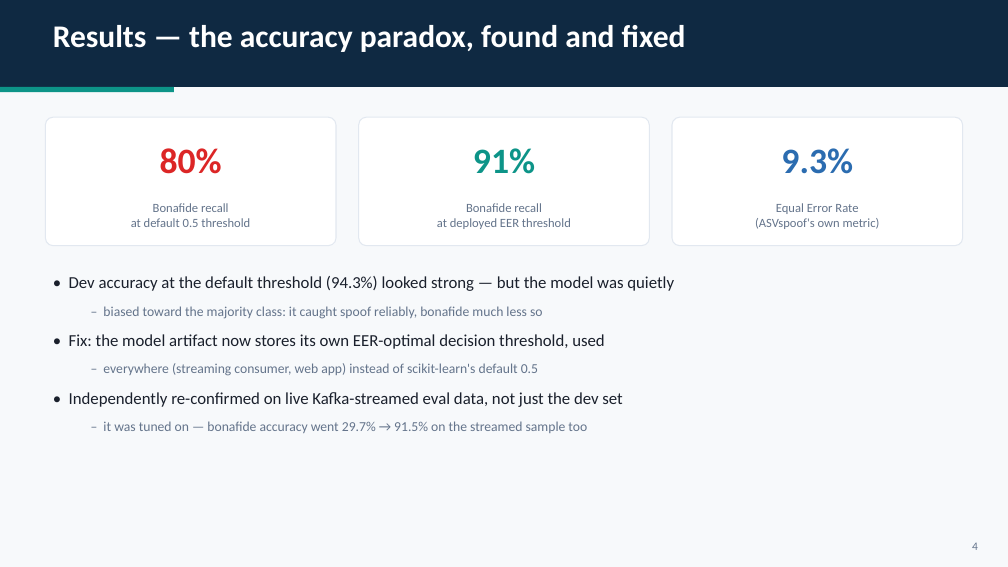
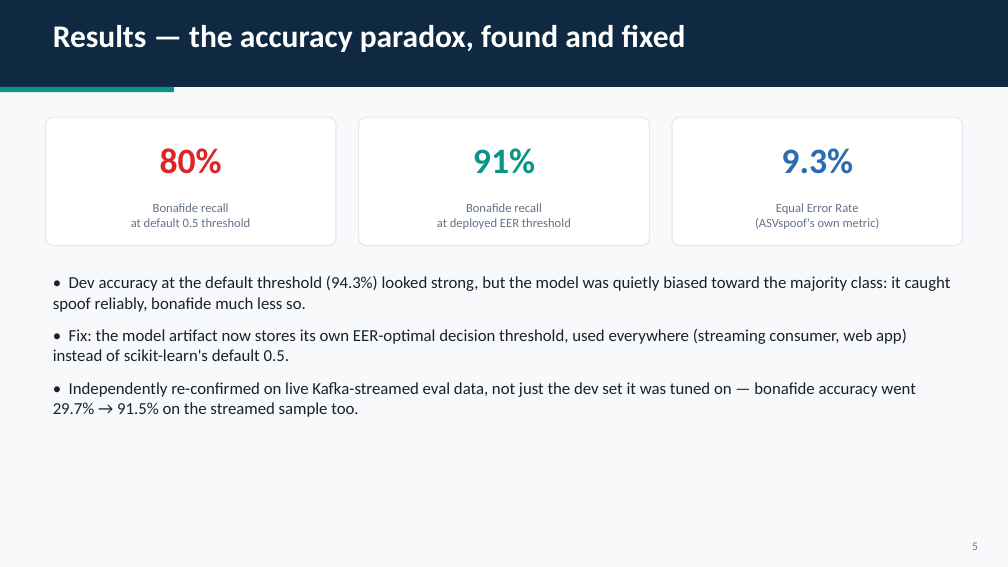
Before and after one commit to HadarBaum/asvspoof-voice-ai, a slide deck: slide 6 of docs/slides/slides.pptx (slide 5 before the commit). Drawn at 1008x567 pixels with LibreOffice and Linux fonts; fonts in the diff are those of the drawing. Boxes give left, top, right and bottom in pixels: in the first picture for what was removed or moved away, otherwise in the second. Text is boxed around its words. In the diff, an @@ line names an element or a change of style, - is before the commit and + after.

```diff
--- a/docs/slides/slides.pptx
+++ b/docs/slides/slides.pptx
@@ text at (53, 276, 951, 417): text changed @@
-• Dev accuracy at the default threshold (94.3%) looked strong — but the model was quietly
-  – biased toward the majority class: it caught spoof reliably, bonafide much less so
-• Fix: the model artifact now stores its own EER-optimal decision threshold, used
-  – everywhere (streaming consumer, web app) instead of scikit-learn's default 0.5
-• Independently re-confirmed on live Kafka-streamed eval data, not just the dev set
-  – it was tuned on — bonafide accuracy went 29.7% → 91.5% on the streamed sample too
+• Dev accuracy at the default threshold (94.3%) looked strong, but the model was quietly biased toward the majority class: it caught spoof reliably, bonafide much less so.
+• Fix: the model artifact now stores its own EER-optimal decision threshold, used everywhere (streaming consumer, web app) instead of scikit-learn's default 0.5.
+• Independently re-confirmed on live Kafka-streamed eval data, not just the dev set it was tuned on — bonafide accuracy went 29.7% → 91.5% on the streamed sample too.
@@ text at (972, 542, 978, 550): text changed @@
-4
+5
```
Also in this commit, not shown: 11 other slides changed, 1 slide added, 1 other file.
